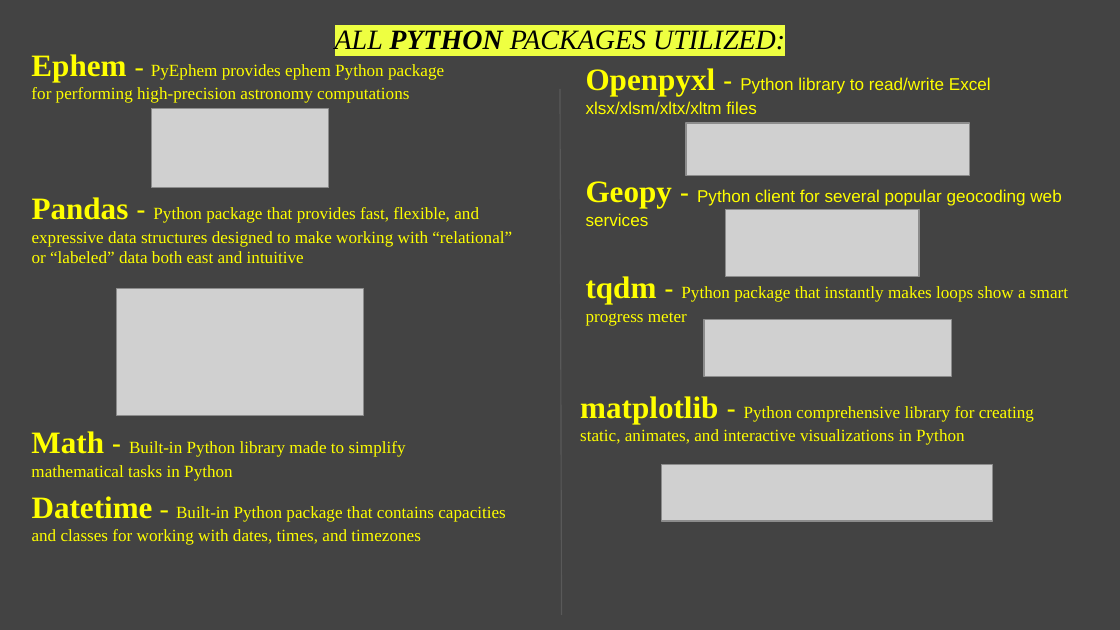
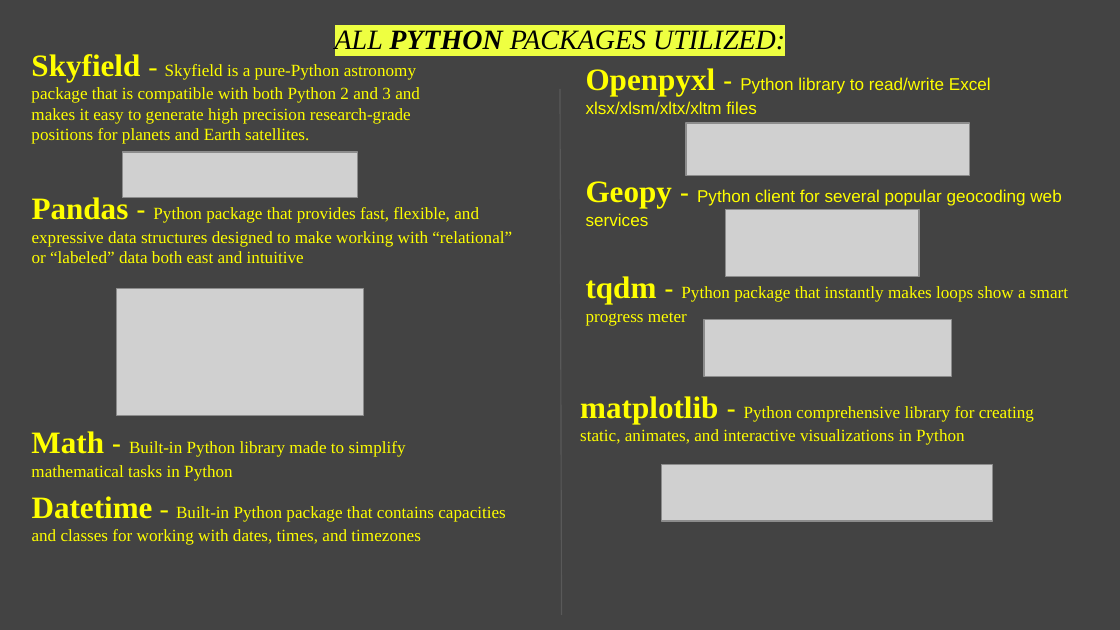
Before and after one commit to BrandonWilsonProjects/OBSCURATION-TOTALITY, a slide deck: slide 2 of OBSCURATION PRESENTATION.pptx. Drawn at 1120x630 pixels with LibreOffice and Linux fonts; fonts in the diff are those of the drawing; grey boxes stand for pictures. Boxes give left, top, right and bottom in pixels: in the first picture for what was removed or moved away, otherwise in the second. Text is boxed around its words. In the diff, an @@ line names an element or a change of style, - is before the commit and + after.

```diff
--- a/OBSCURATION PRESENTATION.pptx
+++ b/OBSCURATION PRESENTATION.pptx
@@ text at [31,54,420,144]: text changed @@
-Ephem - PyEphem provides ephem Python package for performing high-precision astronomy computations
+Skyfield - Skyfield is a pure-Python astronomy package that is compatible with both Python 2 and 3 and makes it easy to generate high precision research-grade positions for planets and Earth satellites.
@@ picture removed at [151,109,328,187] @@
@@ picture added at [122,152,357,198] @@
```
Also in this commit, not shown: 3 slides added, 1 slide removed, 2 other files.
